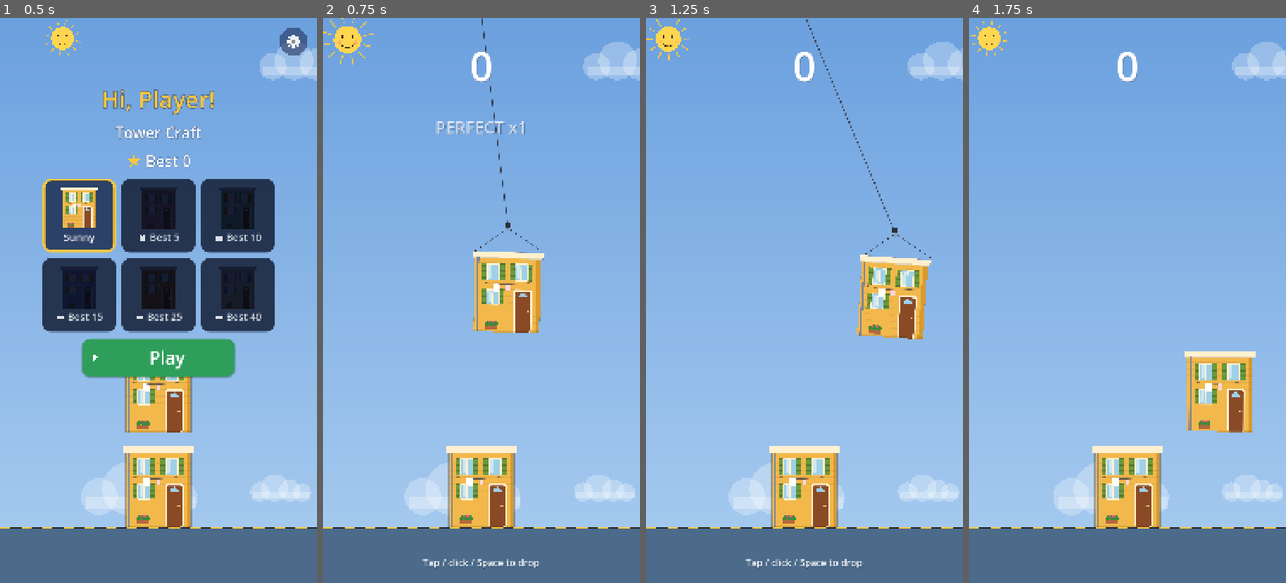
Above: before the commit, frames 1-4 (left to right).
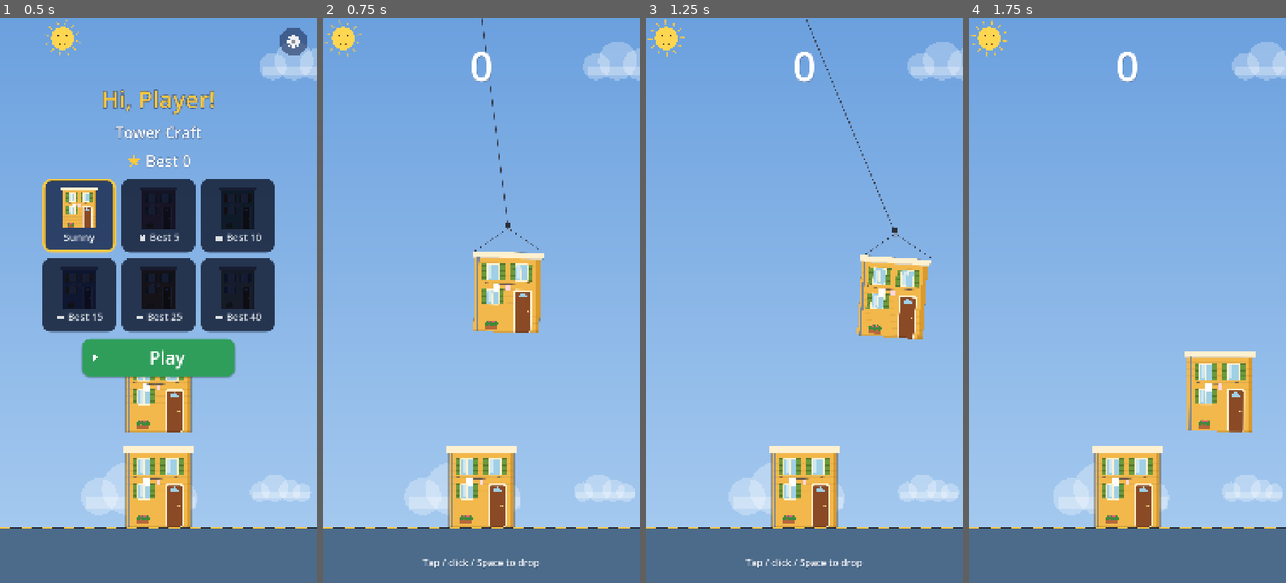
Above: after the commit, the same moments.

Repository: truocpham/tower-craft
Game: Godot game, scene res://scenes/main.tscn
The game is run twice, just before and just after one commit, with the same random seed, the same clock (stepped at 60 frames per second) and the same inputs.
Inputs (mouse positions are in pixels of both pictures, inside the frame that each line leads up to):
- Up to frame 1 (0.5 s): no input
- Up to frame 2 (0.75 s): click "Play" at 0.5 s
- Up to frame 3 (1.25 s): no input
- Up to frame 4 (1.75 s): tap Enter at 1.25, 1.35 s; move the mouse to (1197, 272) at 1.27 s; click (1197, 272) at 1.42 s; tap Space at 1.52 s

Frame 1 is identical in both runs. In frame 2, 0.6% of the frame differs, in the area x 0-64%, y 0-21%; in frame 3, 0.2%; in frame 4, nothing differs.

Commit message:
Clear the perfect pop-up, confetti and sun cheer when leaving the game screen
Claude-Session: https://claude.ai/code/session_01Hx5pqxGCisT6yggYFnDDX2

Diff:
--- a/game/scripts/main.gd
+++ b/game/scripts/main.gd
@@ -88,7 +88,21 @@
 	break_timer.configure(store.settings["break_reminder"], store.settings["break_minutes"])
 
 
+## Drops the pop-up text, confetti and the sun cheer so none lingers on another screen.
+func clear_effects() -> void:
+	pop_text = ""
+	pop_time = 99.0
+	confetti.pieces.clear()
+	sun.joy = 0.0
+
+
+## True while the perfect pop-up text is being drawn.
+func pop_visible() -> bool:
+	return pop_text != "" and pop_time < tuning.pop_seconds
+
+
 func go_home() -> void:
+	clear_effects()
 	screen = Screen.START
 	_complete_shown = false
 	_new_sim()
@@ -96,6 +110,7 @@
 
 
 func go_who() -> void:
+	clear_effects()
 	screen = Screen.WHO
 	_new_sim()
 	shell.show_who()
@@ -116,6 +131,7 @@
 
 
 func open_parent() -> void:
+	clear_effects()
 	screen = Screen.PARENT
 	shell.show_parent()
 
@@ -129,6 +145,7 @@
 
 
 func start_play() -> void:
+	clear_effects()
 	shell.clear()
 	_complete_shown = false
 	_new_sim()
@@ -224,6 +241,7 @@
 		last_result = {"score": sim.score, "best": best, "recent": store.current()["recent"].duplicate(), "new_best": r["new_best"], "unlocked": r["unlocked"]}
 	if screen == Screen.OVER and not _complete_shown and sim.game_over_ready():
 		_complete_shown = true
+		clear_effects()
 		if break_timer.run_ended():
 			screen = Screen.BREAK
 			shell.show_break()
@@ -374,7 +392,7 @@
 	var vmin := minf(w, h)
 	if screen == Screen.PLAY or screen == Screen.OVER:
 		_text(str(sim.score), h * 0.05 + vmin * 0.11, int(clampf(vmin * 0.11, 48, 100) * 1.4), Color.WHITE)
-	if pop_time < tuning.pop_seconds and pop_text != "":
+	if pop_visible():
 		var a := 1.0 - pop_time / tuning.pop_seconds
 		_text(pop_text, h * 0.18 + vmin * 0.045, int(clampf(vmin * 0.045, 20, 36) * 1.6), Color(1, 1, 1, a))
 	var small := int(maxf(vmin * 0.03, 16.0))
--- a/game/tests/test_screens.gd
+++ b/game/tests/test_screens.gd
@@ -145,3 +145,59 @@
 	main.close_parent()
 	check_eq(main.difficulty, "hard", "difficulty applied")
 	_free(main)
+
+
+## Plays one perfect landing on a fresh run.
+func _perfect(main: Node) -> void:
+	main.press()
+	var sim: GameSim = main.sim
+	sim.phase = 0.0
+	main.press()
+	var n := 0
+	while not sim.fall.is_empty() and n < 1000:
+		main.advance(0.016)
+		n += 1
+
+
+func test_popup_hidden_on_title_and_menus() -> void:
+	var main := _main(2)
+	await tree.process_frame
+	main.choose_profile(main.store.current_id)
+	main.start_play()
+	_perfect(main)
+	main.confetti.burst(100.0, 100.0)
+	check(main.pop_visible(), "pop-up shows after a perfect")
+	main.go_home()
+	check(not main.pop_visible(), "no pop-up on title")
+	check_eq(main.confetti.pieces.size(), 0, "no confetti on title")
+	check_eq(main.sun.joy, 0.0, "sun calm on title")
+	main.start_play()
+	_perfect(main)
+	main.go_who()
+	check(not main.pop_visible(), "no pop-up on who")
+	main.start_play()
+	_perfect(main)
+	check(main.pop_visible(), "pop-up before new run")
+	main.start_play()
+	check(not main.pop_visible(), "new run clears pop-up")
+	_free(main)
+
+
+func test_popup_hidden_on_run_complete() -> void:
+	var main := _main(1)
+	await tree.process_frame
+	main.press()
+	var sim: GameSim = main.sim
+	for target in [0.0, 0.0, 3.0]:
+		sim.phase = asin(clampf(target / sim.amplitude(), -1.0, 1.0))
+		main.press()
+		var n := 0
+		while not sim.fall.is_empty() and n < 1000:
+			main.advance(0.016)
+			n += 1
+	for i in 80:
+		main.advance(0.02)
+	check_eq(main.screen, main.Screen.OVER)
+	check(not main.pop_visible(), "no pop-up on run complete")
+	check_eq(main.confetti.pieces.size(), 0, "no confetti on run complete")
+	_free(main)
